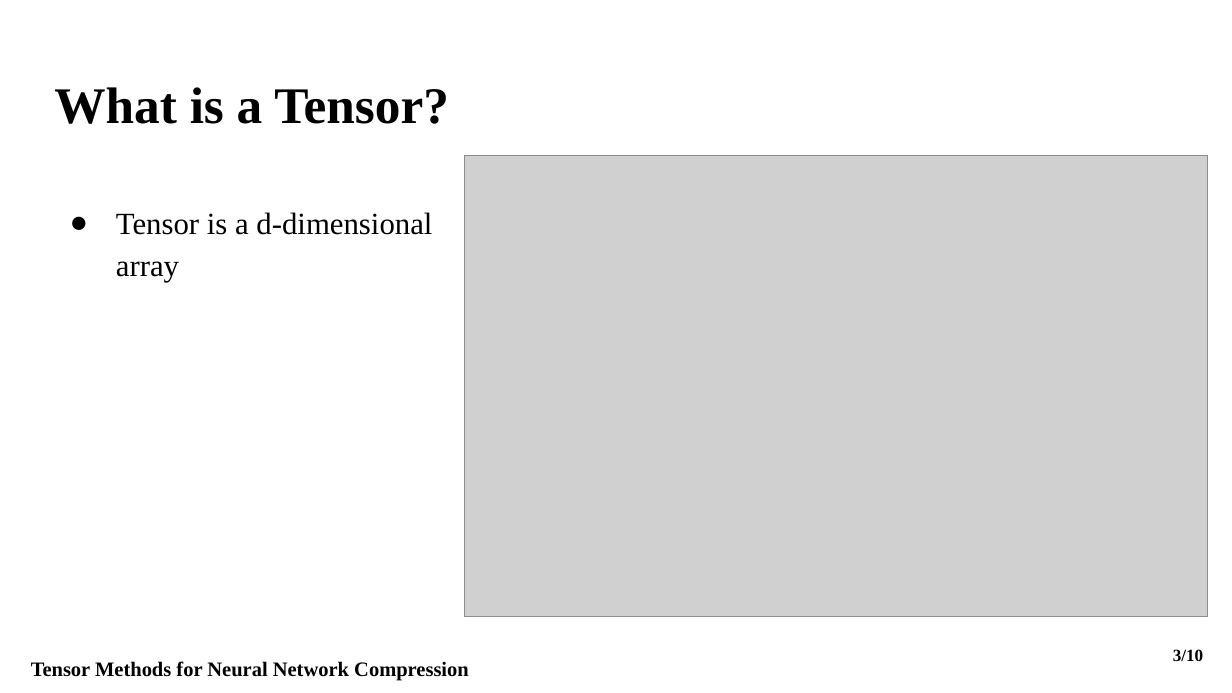
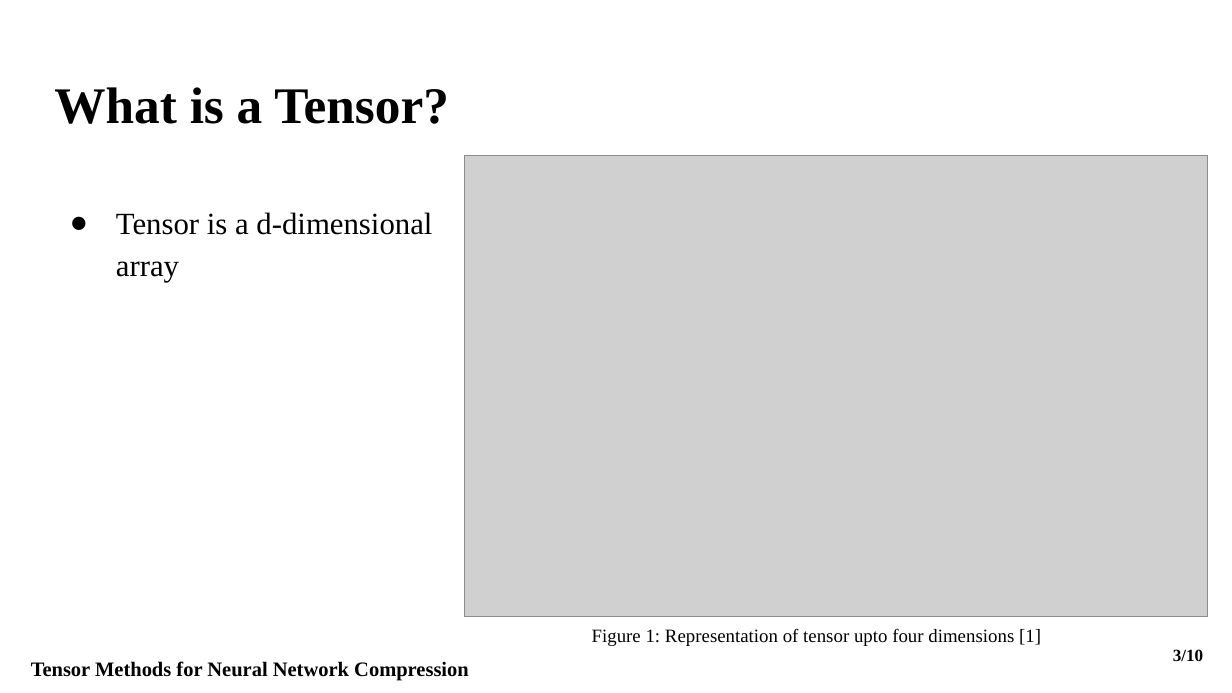
Before and after one commit to Fraunhofer-SCAI/canonical-cnn, a slide deck: slide 3 of Presentation/Fraunhofer_Presentation.pptx. Drawn at 1232x693 pixels with LibreOffice and Linux fonts; fonts in the diff are those of the drawing; grey boxes stand for pictures. Boxes give left, top, right and bottom in pixels: in the first picture for what was removed or moved away, otherwise in the second. Text is boxed around its words. In the diff, an @@ line names an element or a change of style, - is before the commit and + after.

```diff
--- a/Presentation/Fraunhofer_Presentation.pptx
+++ b/Presentation/Fraunhofer_Presentation.pptx
@@ text added at box(592, 628, 1041, 646), 11 pt, text #000000 @@
+Figure 1: Representation of tensor upto four dimensions [1]
```
Also in this commit, not shown: 8 other slides changed, 1 slide added, 1 other file.
